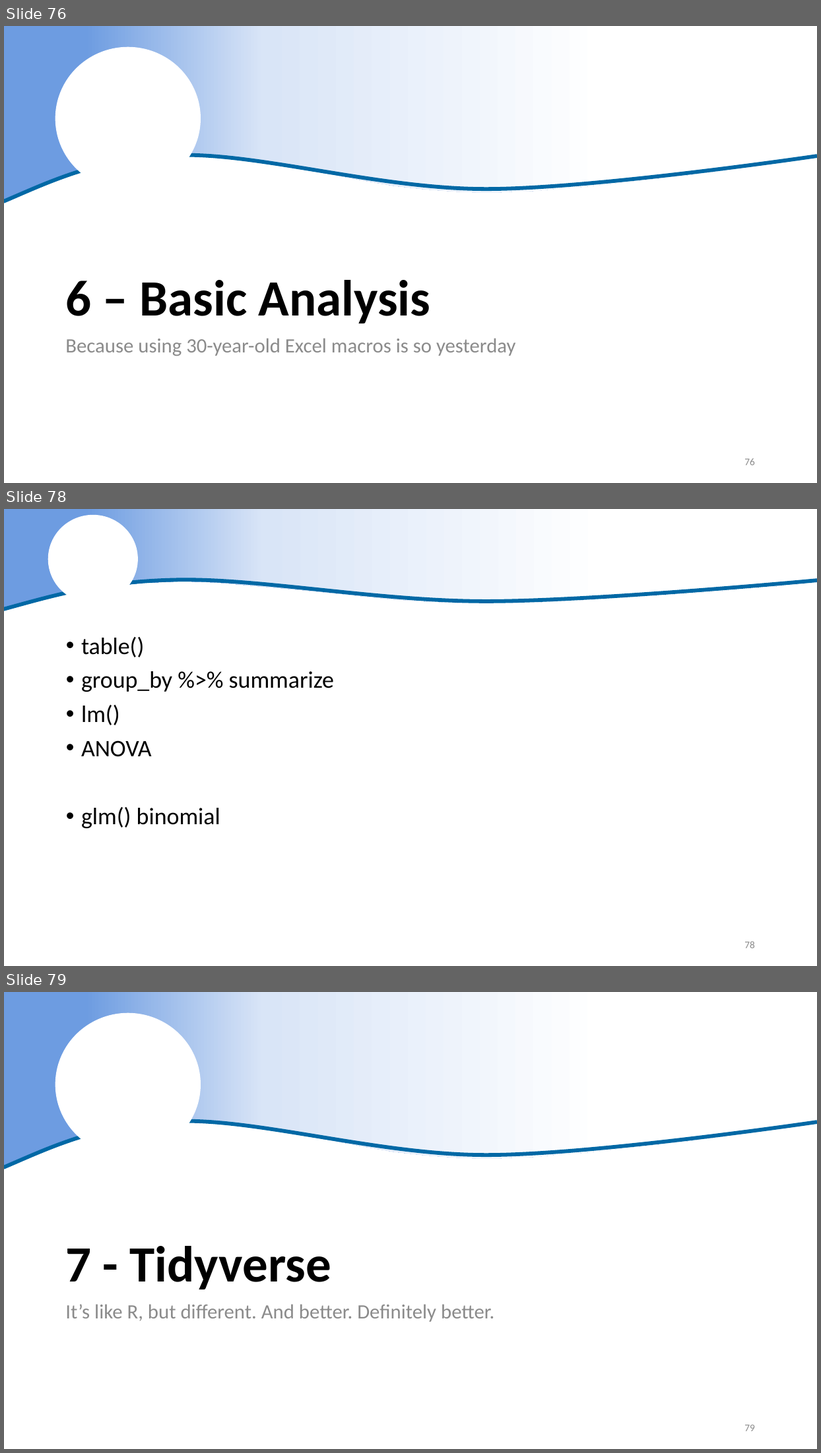
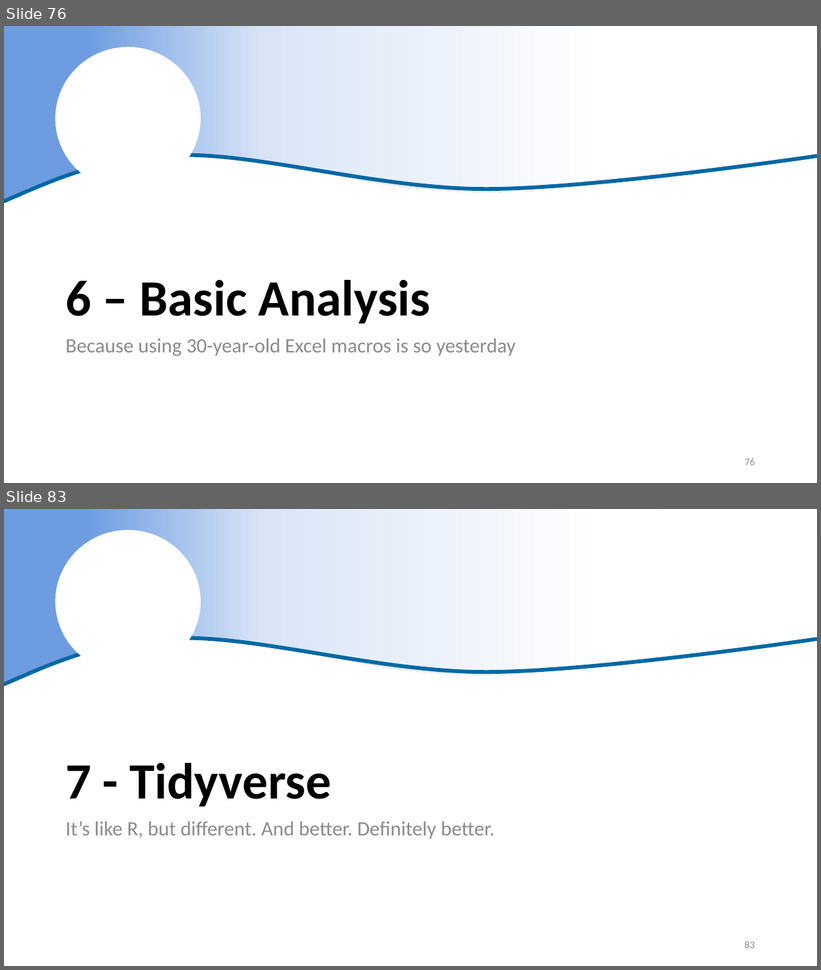
Before and after one commit to justinpriest/R_Intro_ADFG, a slide deck: The Basics of R.pptx. Shown one above the other, each under a label of ours: slides 76, 78 and 79 before the commit, slides 76 and 83 after it; the slides between them are not shown. The pictures are 821x1453 and 821x970 pixels, drawn with LibreOffice and Linux fonts; fonts in the diff are those of the drawing; background and template pictures are left out. Boxes give left, top, right and bottom in pixels: in the first picture for what was removed or moved away, otherwise in the second. Text is boxed around its words. In the diff, an @@ line names an element or a change of style, - is before the commit and + after.

```diff
--- a/The Basics of R.pptx
+++ b/The Basics of R.pptx
@@ slide 78 removed at [4, 509, 817, 966], background #FFFFFF @@
@@ freeform shape removed at [4, 509, 817, 609] @@
@@ ellipse removed at [48, 515, 137, 603] @@
@@ freeform shape removed at [4, 580, 817, 609] @@
@@ text removed at [81, 637, 334, 828] @@
-• table()
-• group_by %>% summarize
-• lm()
-• ANOVA
-• glm() binomial
@@ page number removed at [745, 941, 755, 949] @@
-78
@@ what was slide 79 is now slide 83 @@
@@ page number at [745, 941, 755, 949]: text changed @@
-79
+83
```
Also in this commit, not shown: 1 slide changed, 5 slides added, 1 other file.
